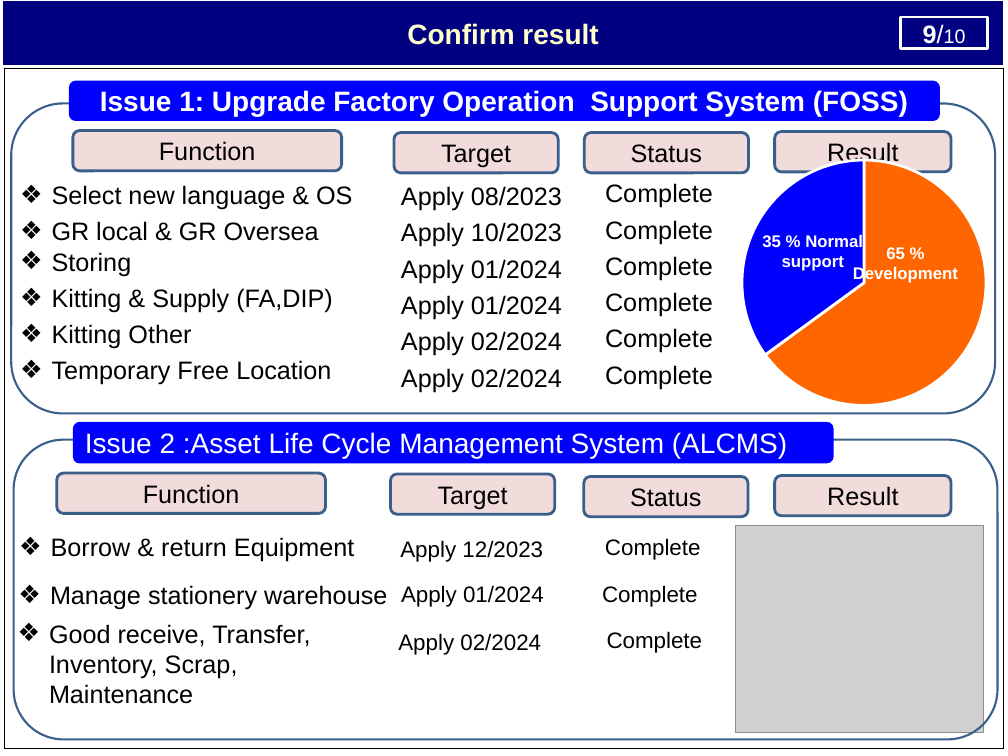
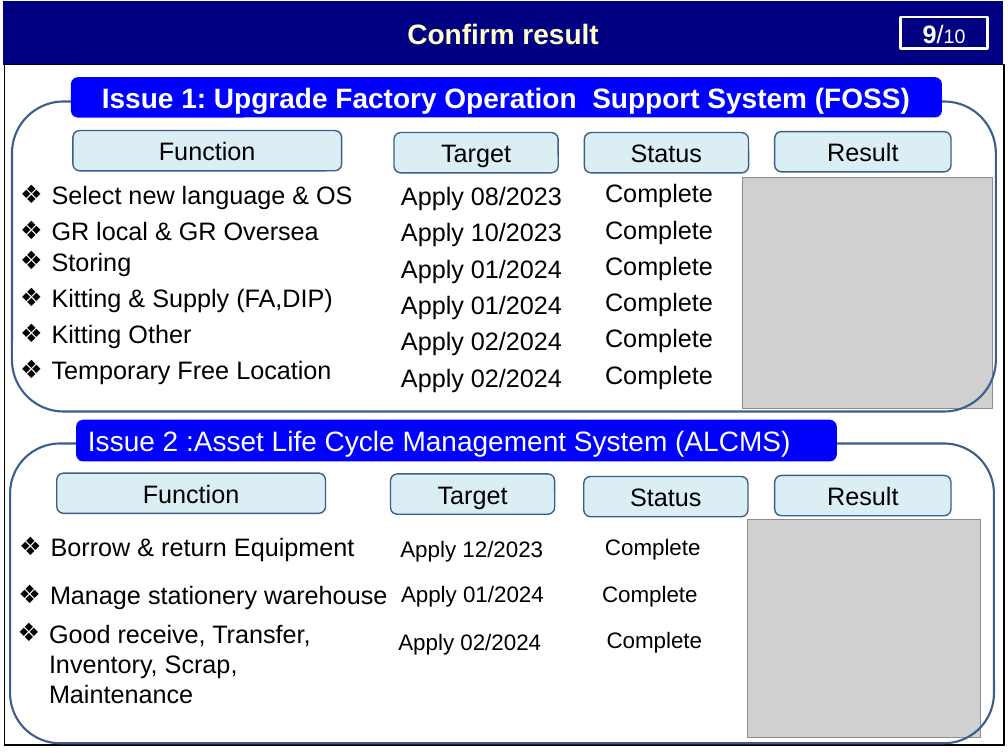
Before and after one commit to thietbicongnghevietnam/ReportPSNV, a slide deck: slide 14 of Report_test.pptx. Drawn at 1008x756 pixels with LibreOffice and Linux fonts; fonts in the diff are those of the drawing; grey boxes stand for pictures. Boxes give left, top, right and bottom in pixels: in the first picture for what was removed or moved away, otherwise in the second. Text is boxed around its words. In the diff, an @@ line names an element or a change of style, - is before the commit and + after.

```diff
--- a/Report_test.pptx
+++ b/Report_test.pptx
@@ table: place and size @@
-table at [4,69,1003,749]
+table at [5,65,1004,745]
@@ pie chart removed at [732,144,987,436] @@
-categories: 1, 2
-Series 1: 65, 35, -, -
@@ picture added at [743,177,993,408] @@
@@ text removed at [762,233,863,271] @@
-35 % Normal support
@@ text removed at [853,247,958,283] @@
-65 % Development
@@ rounded rectangle: place and size @@
-rounded rectangle at [14,439,998,739]
+rounded rectangle at [10,444,994,743]
@@ fill #F2DCDB to #DBEEF4; outline #3A5F8C 2 pt to #3A5F8C 1 pt in 8 elements at [56,473,326,513], [390,474,554,514], [775,476,952,516], [73,131,342,171], [394,133,558,173], [775,132,952,172], [585,133,749,173], [584,477,748,517] @@
@@ picture: place and size @@
-picture at [736,525,984,732]
+picture at [748,520,981,738]
```
Also in this commit, not shown: 7 other slides changed, 1 other file.
